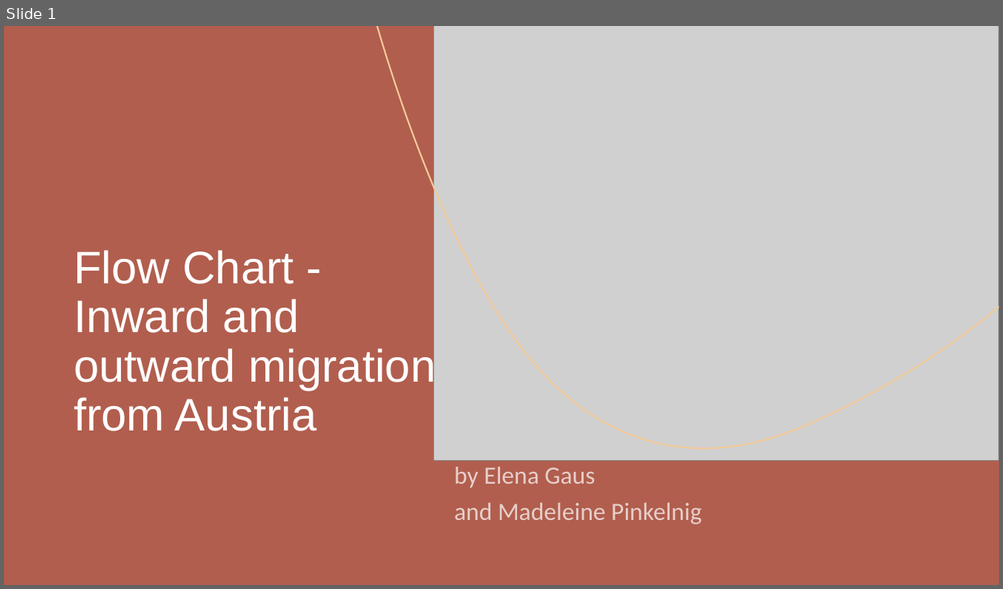
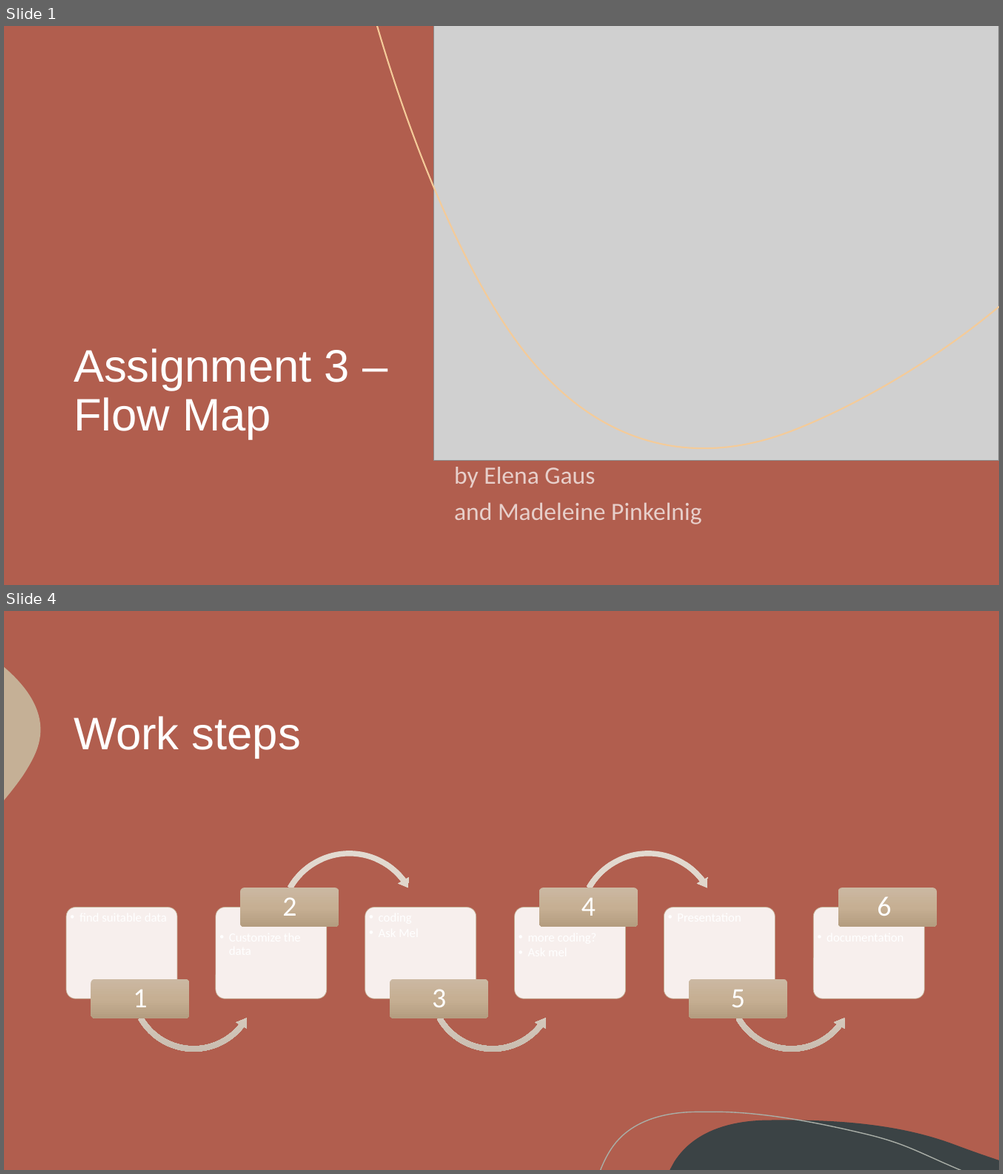
Before and after one commit to MadeByMel/geovisualisation, a slide deck: project_presentation.pptx. Shown one above the other, each under a label of ours: slide 1 before the commit, slides 1 and 4 after it; the slides between them are not shown. The pictures are 1003x589 and 1003x1174 pixels, drawn with LibreOffice and Linux fonts; fonts in the diff are those of the drawing; grey boxes stand for pictures. Boxes give left, top, right and bottom in pixels: in the first picture for what was removed or moved away, otherwise in the second. Text is boxed around its words. In the diff, an @@ line names an element or a change of style, - is before the commit and + after.

```diff
--- a/project_presentation.pptx
+++ b/project_presentation.pptx
@@ slide 4 added at bbox=[4, 611, 999, 1170], background #B15E4E; not listed: 3 template elements that a slide beside it also shows @@
@@ title added at bbox=[74, 716, 301, 758], 44 pt, text #FFFFFF @@
+Work steps
@@ group added at bbox=[66, 848, 936, 1056]: 12 rounded rectangles, 6 texts, 3 left circular arrows, 2 circular arrows @@
+1
+2
+3
+4
+5
+6
@@ slide 1 changed as well @@
@@ title at bbox=[74, 349, 350, 440]: text changed @@
-Flow Chart - Inward and outward migration from Austria
+Assignment 3 – Flow Map
```
Also in this commit, not shown: 5 other slides added, 6 slides removed.
